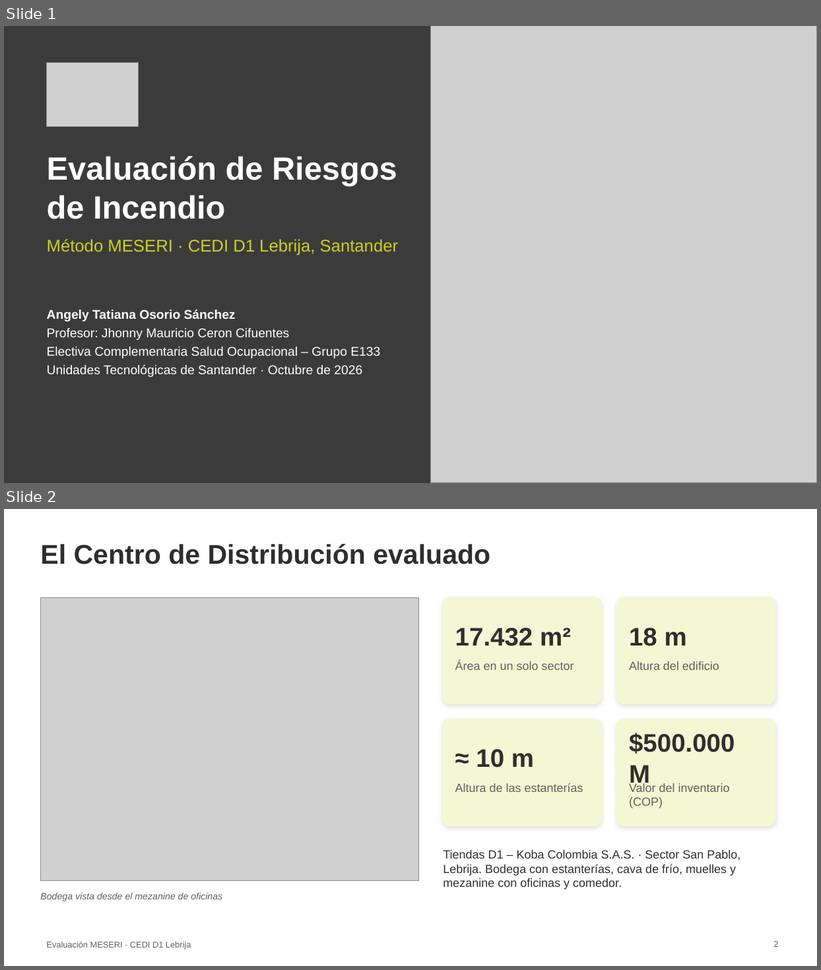
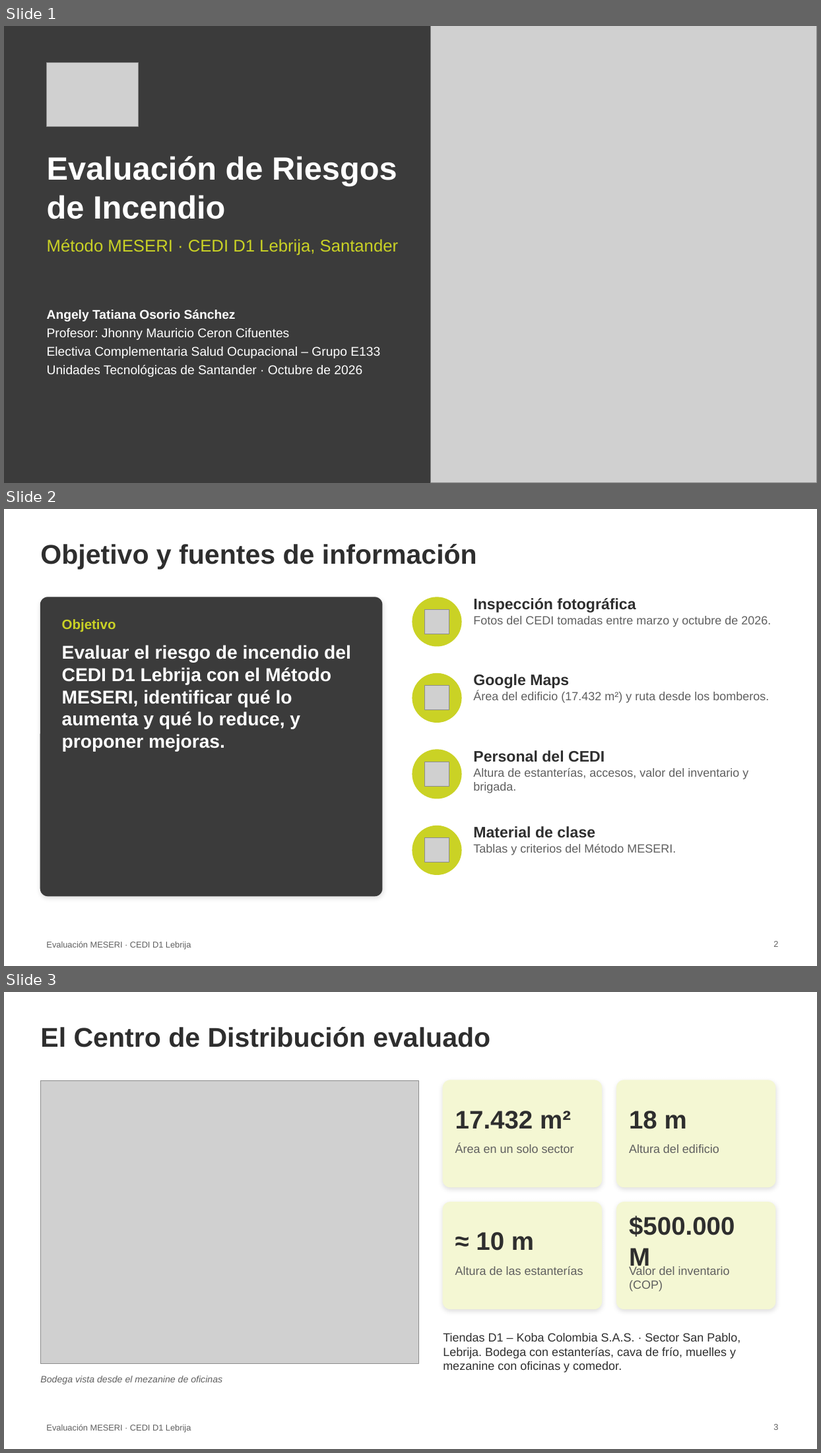
Before and after one commit to bgrados31/cedi-d1-lebrija, a slide deck: Angely_Osorio_SO_C2_E133_Exposicion.pptx. Shown one above the other, each under a label of ours: slides 1 and 2 before the commit, slides 1, 2 and 3 after it. The pictures are 821x970 and 821x1453 pixels, drawn with LibreOffice and Linux fonts; fonts in the diff are those of the drawing; grey boxes stand for pictures; background and template pictures are left out. Boxes give left, top, right and bottom in pixels: in the first picture for what was removed or moved away, otherwise in the second. Text is boxed around its words. In the diff, an @@ line names an element or a change of style, - is before the commit and + after.

```diff
--- a/Angely_Osorio_SO_C2_E133_Exposicion.pptx
+++ b/Angely_Osorio_SO_C2_E133_Exposicion.pptx
@@ slide 2 added at (4, 509, 817, 966), background #FFFFFF; not listed: 1 template element that a slide beside it also shows @@
@@ title added at (40, 544, 477, 569), 32 pt, text #2E2E2E, bold @@
+Objetivo y fuentes de información
@@ rounded rectangle added at (40, 597, 382, 896), fill #3B3B3B, outline #3B3B3B 1 pt @@
@@ ellipse added at (413, 597, 461, 646), fill #CAD225, outline #CAD225 1 pt @@
@@ text added at (473, 598, 771, 627), 14 pt, text #5F5F5F @@
+Inspección fotográfica
+Fotos del CEDI tomadas entre marzo y octubre de 2026.
@@ text added at (62, 619, 351, 752), 22 pt, text #FFFFFF, bold @@
+Objetivo
+Evaluar el riesgo de incendio del CEDI D1 Lebrija con el Método MESERI, identificar qué lo aumenta y qué lo reduce, y proponer mejoras.
@@ picture added at (425, 609, 450, 634) @@
@@ ellipse added at (413, 674, 461, 722), fill #CAD225, outline #CAD225 1 pt @@
@@ picture added at (425, 686, 450, 710) @@
@@ text added at (473, 674, 769, 703), 14 pt, text #5F5F5F @@
+Google Maps
+Área del edificio (17.432 m²) y ruta desde los bomberos.
@@ ellipse added at (413, 750, 461, 799), fill #CAD225, outline #CAD225 1 pt @@
@@ picture added at (425, 762, 450, 787) @@
@@ text added at (473, 751, 748, 793), 14 pt, text #5F5F5F @@
+Personal del CEDI
+Altura de estanterías, accesos, valor del inventario y brigada.
@@ ellipse added at (413, 826, 461, 875), fill #CAD225, outline #CAD225 1 pt @@
@@ picture added at (425, 838, 450, 863) @@
@@ text added at (473, 826, 676, 855), 14 pt, text #5F5F5F @@
+Material de clase
+Tablas y criterios del Método MESERI.
@@ page number added at (774, 941, 778, 947), 10 pt, text #5F5F5F @@
+2
@@ what was slide 2 is now slide 3 @@
@@ page number at (774, 1424, 778, 1430): text changed @@
-2
+3
```
Also in this commit, not shown: 2 slides changed, 8 other slides added, 2 slides removed, 1 other file.
